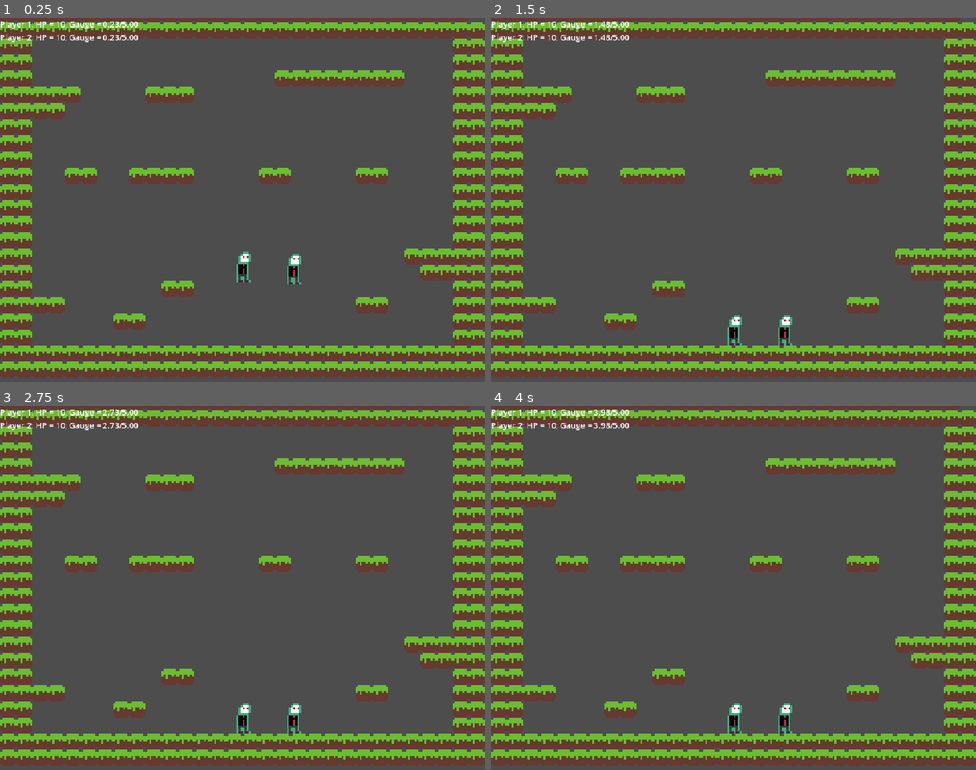
Above: before the commit, frames 1-4 (two rows, left to right).
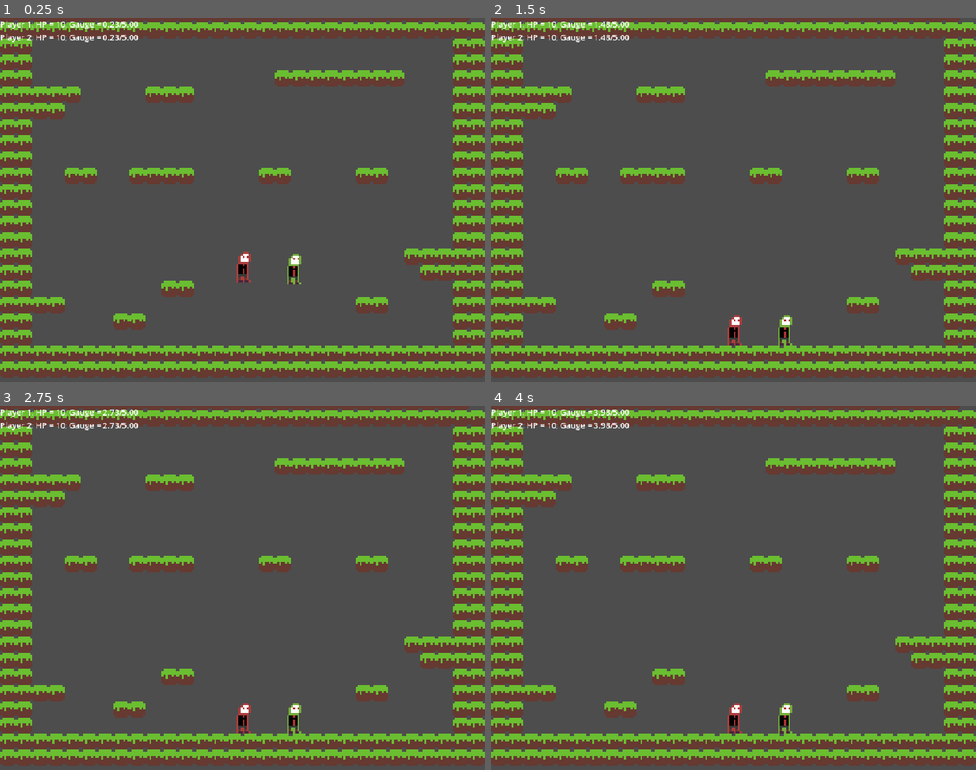
Above: after the commit, the same moments.

Repository: grandeisa/livre-2026
Game: Godot game, scene res://scenes/test_level.tscn
The game is run twice, just before and just after one commit, with the same random seed, the same clock (stepped at 60 frames per second) and the same inputs.
Inputs:
- Up to frame 1 (0.25 s): no input
- Up to frame 2 (1.5 s): no input
- Up to frame 3 (2.75 s): no input
- Up to frame 4 (4 s): no input

The runs differ from the first frame. In frame 1, 0.2% of the frame differs, in the area x 48-63%, y 64-74%; in frame 2, 0.2%; in frame 3, 0.2%; in frame 4, 0.2%.

Commit message:
Add color generation for each player

Diff:
--- a/src/scenes/player.tscn
+++ b/src/scenes/player.tscn
@@ -15,6 +15,7 @@
 height = 14.0
 
 [sub_resource type="ShaderMaterial" id="ShaderMaterial_ur7pv"]
+resource_local_to_scene = true
 shader = ExtResource("1_ur7pv")
 shader_parameter/outline_color = Color(0.23800002, 0.68, 0.5179333, 1)
 
--- a/src/scripts/player.gd
+++ b/src/scripts/player.gd
@@ -45,6 +45,18 @@
 
 signal got_knockback(direction: Vector2, force: float)
 
+func _ready() -> void:
+
+	var color: Color = _generate_color(sprite.material.get_shader_parameter("outline_color"))
+
+	sprite.material.set_shader_parameter("outline_color", color)
+	print(id)
+
+func _generate_color(color: Color) -> Color:
+
+	color.h = float(id)/4.0
+	return color
+
 func _process(delta: float) -> void:
 	input_direction = MultiInput.get_vector("p_left","p_right", "p_up", "p_down", device)
 	time_without_atk += delta
Not shown, changed: ideadump.md
